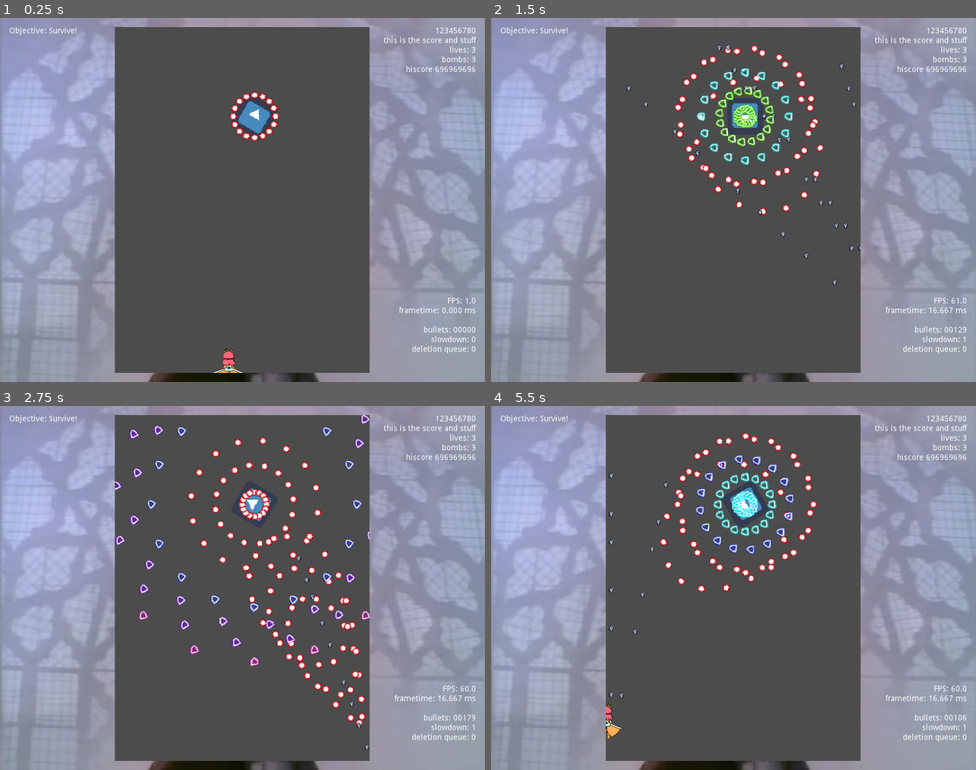
Above: before the commit, frames 1-4 (two rows, left to right).
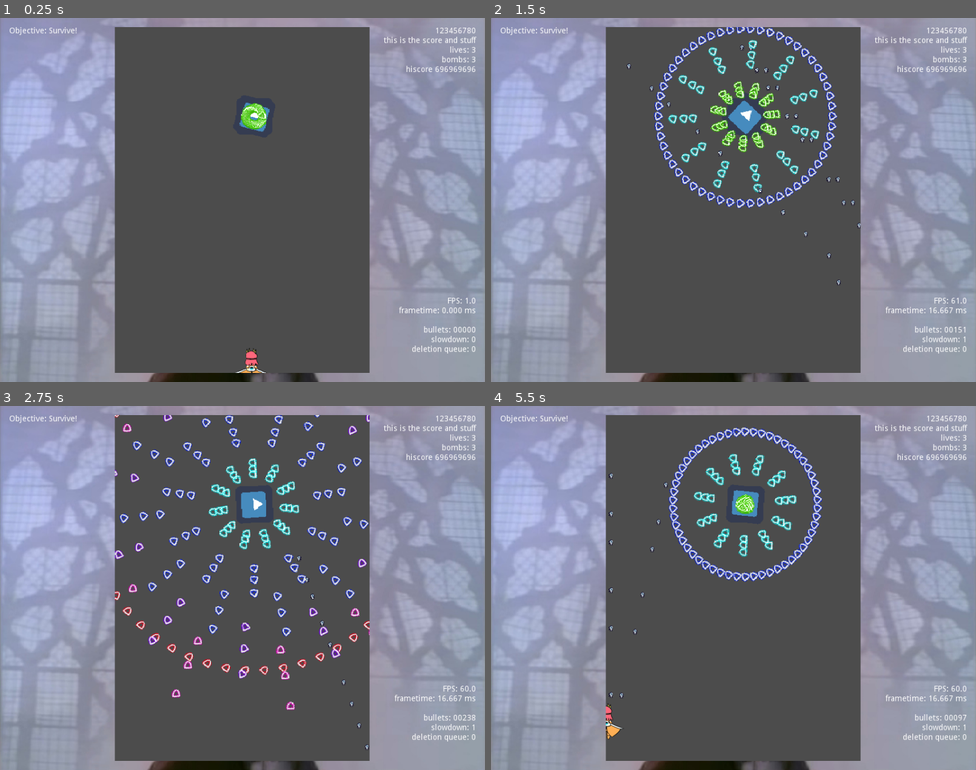
Above: after the commit, the same moments.

Repository: lapspider45/KumoCollab
Game: Godot game, scene res://game/Main.tscn
The game is run twice, just before and just after one commit, with the same random seed, the same clock (stepped at 60 frames per second) and the same inputs. The engine's default icon, where the game draws it, is replaced by a stand-in: a white triangle on a blue panel in a dark square.
Inputs:
- Up to frame 1 (0.25 s): no input
- Up to frame 2 (1.5 s): hold Right (right) 0.53-1.28 s; hold Z (shoot) 0.53-1.28 s; hold Down (down) from 1.28 s (still down); tap X (bomb) at 1.35 s
- Up to frame 3 (2.75 s): tap Z (shoot) at 1.55 s; release Down (down) at 2.03 s; hold Right (right) from 2.03 s (still down); hold Z (shoot) from 2.03 s (still down)
- Up to frame 4 (5.5 s): release Right (right) at 2.78 s; release Z (shoot) at 2.78 s; hold Up (up) 2.78-3.53 s; tap Shift (slow) at 2.85 s; tap Z (shoot) at 3.05, 4.55 s; hold Z (shoot) 3.53-4.28 s; hold Left (left) 3.53-5.03 s; tap X (bomb) at 4.35 s; hold Down (down) from 5.03 s (still down); hold Z (shoot) from 5.03 s (still down)

The runs differ from the first frame. In frame 1, 1.1% of the frame differs, in the area x 43-58%, y 20-98%; in frame 2, 6.3%; in frame 3, 7.6%, in the area x 23-98%, y 2-88%; in frame 4, 5.1%.

Commit message:
mesmerizing flower of death

Diff:
--- a/autoload/Blackboard.gd
+++ b/autoload/Blackboard.gd
@@ -37,7 +37,7 @@
 	init_screen_points(rect.position.x, rect.end.x, rect.position.y, rect.end.y)
 
 ## these values are to be pushed by the player, so if there is no player they are simply ZERO
-var player_pos : Vector2 # position of the player
+var player_pos : Vector2  = Vector2(240, 900) # position of the player
 var predicted_player_pos : Vector2 # position of the player 1 second into future based on current velocity
 func predict_player_pos(delta:float) -> Vector2: # position of the player 'delta' seconds into the future
 #	print("predicted: %s" % player_pos.linear_interpolate(predicted_player_pos, delta))
--- a/experiments/BulletSpawnerRingHome.gd
+++ b/experiments/BulletSpawnerRingHome.gd
@@ -1,4 +1,6 @@
 extends BulletSpawner
+
+export var ring_size := 16
 
 var bullet_parameters := {}
 
@@ -13,12 +15,24 @@
 
 func discoball():
 	get_tree().call_group(bullet_group_id, "cycle_color")
+	for c in children_spawners:
+		c.call("discoball")
 
 func shoot():
-	shoot_ring(16)
+	shoot_ring(ring_size)
+	rotate(3.0/12)
 
-	rotate(TAU/12)
-
+func shoot_hard():
+	var orig_speed = bullet_speed
+	var orig_time = bullet_template.get("wait_duration")
+	var dupes = 3
+	for i in range(dupes):
+		shoot_ring(ring_size)
+		bullet_template.set("wait_duration", orig_time * 1 - (i/float(dupes+2)))
+		bullet_speed *= 0.85
+	bullet_speed = orig_speed
+	bullet_template.set("wait_duration", orig_time)
+	rotate(3.0/12)
 
 func shoot_single():
 	var bullet = bullet_template.duplicate(DUPLICATE_GROUPS + DUPLICATE_SCRIPTS)
@@ -32,3 +46,17 @@
 
 	DanmakuServer.add_bullet(bullet)
 	emit_signal("spawned", bullet)
+
+func _notification(what):
+	._notification(what)
+
+
+func update_children():
+	children_spawners.clear()
+	for c in get_children():
+		if c.is_in_group("bulletspawner"):
+			children_spawners.append(c)
+
+
+func _init():
+	add_to_group("bulletspawner")
--- a/experiments/Danmakutest_rings.tscn
+++ b/experiments/Danmakutest_rings.tscn
@@ -1,8 +1,9 @@
-[gd_scene load_steps=9 format=2]
+[gd_scene load_steps=11 format=2]
 
 [ext_resource path="res://game/Danmaku.gd" type="Script" id=1]
 [ext_resource path="res://experiments/BulletSpawnerRingHome.gd" type="Script" id=2]
-[ext_resource path="res://game/Pattern.gd" type="Script" id=3]
+[ext_resource path="res://experiments/Danmakutest_rings_pattern.gd" type="Script" id=3]
+[ext_resource path="res://utils/TickedAnimationPlayer.gd" type="Script" id=4]
 [ext_resource path="res://game/components/SimpleBulletServer.tscn" type="PackedScene" id=5]
 [ext_resource path="res://icon.png" type="Texture" id=6]
 
@@ -19,6 +20,78 @@
 "transitions": PoolRealArray( 1 ),
 "update": 0,
 "values": [ "ShootThenTarget" ]
+}
+tracks/1/type = "value"
+tracks/1/path = NodePath("BulletSpawner2:bullet_type")
+tracks/1/interp = 1
+tracks/1/loop_wrap = true
+tracks/1/imported = false
+tracks/1/enabled = true
+tracks/1/keys = {
+"times": PoolRealArray( 0 ),
+"transitions": PoolRealArray( 1 ),
+"update": 1,
+"values": [ "ShootThenReverse" ]
+}
+tracks/2/type = "value"
+tracks/2/path = NodePath("BulletSpawner:ring_size")
+tracks/2/interp = 1
+tracks/2/loop_wrap = true
+tracks/2/imported = false
+tracks/2/enabled = true
+tracks/2/keys = {
+"times": PoolRealArray( 0 ),
+"transitions": PoolRealArray( 1 ),
+"update": 1,
+"values": [ 16 ]
+}
+tracks/3/type = "value"
+tracks/3/path = NodePath("BulletSpawner2:ring_size")
+tracks/3/interp = 1
+tracks/3/loop_wrap = true
+tracks/3/imported = false
+tracks/3/enabled = true
+tracks/3/keys = {
+"times": PoolRealArray( 0 ),
+"transitions": PoolRealArray( 1 ),
+"update": 1,
+"values": [ 16 ]
+}
+tracks/4/type = "value"
+tracks/4/path = NodePath("BulletSpawner2:bullet_speed")
+tracks/4/interp = 1
+tracks/4/loop_wrap = true
+tracks/4/imported = false
+tracks/4/enabled = true
+tracks/4/keys = {
+"times": PoolRealArray( 0 ),
+"transitions": PoolRealArray( 1 ),
+"update": 0,
+"values": [ 240.0 ]
+}
+tracks/5/type = "value"
+tracks/5/path = NodePath("BulletSpawner2:children_disabled")
+tracks/5/interp = 1
+tracks/5/loop_wrap = true
+tracks/5/imported = false
+tracks/5/enabled = true
+tracks/5/keys = {
+"times": PoolRealArray( 0 ),
+"transitions": PoolRealArray( 1 ),
+"update": 1,
+"values": [ true ]
+}
+tracks/6/type = "value"
+tracks/6/path = NodePath("BulletSpawner:bullet_speed")
+tracks/6/interp = 1
+tracks/6/loop_wrap = true
+tracks/6/imported = false
+tracks/6/enabled = true
+tracks/6/keys = {
+"times": PoolRealArray( 0 ),
+"transitions": PoolRealArray( 1 ),
+"update": 0,
+"values": [ 180.0 ]
 }
 
 [sub_resource type="Animation" id=1]
@@ -312,12 +385,236 @@
 "method": "discoball"
 } ]
 }
+tracks/3/type = "value"
+tracks/3/path = NodePath("BulletSpawner:bullet_speed")
+tracks/3/interp = 1
+tracks/3/loop_wrap = true
+tracks/3/imported = false
+tracks/3/enabled = true
+tracks/3/keys = {
+"times": PoolRealArray( 0 ),
+"transitions": PoolRealArray( 1 ),
+"update": 0,
+"values": [ 120.0 ]
+}
+
+[sub_resource type="Animation" id=4]
+resource_name = "shoot2 - hard"
+length = 8.0
+loop = true
+tracks/0/type = "method"
+tracks/0/path = NodePath("BulletSpawner")
+tracks/0/interp = 1
+tracks/0/loop_wrap = true
+tracks/0/imported = false
+tracks/0/enabled = false
+tracks/0/keys = {
+"times": PoolRealArray( 0, 0.5, 1, 1.5, 4, 4.5, 5, 5.5 ),
+"transitions": PoolRealArray( 1, 1, 1, 1, 1, 1, 1, 1 ),
+"values": [ {
+"args": [  ],
+"method": "shoot"
+}, {
+"args": [  ],
+"method": "shoot"
+}, {
+"args": [  ],
+"method": "shoot"
+}, {
+"args": [  ],
+"method": "shoot"
+}, {
+"args": [  ],
+"method": "shoot"
+}, {
+"args": [  ],
+"method": "shoot"
+}, {
+"args": [  ],
+"method": "shoot"
+}, {
+"args": [  ],
+"method": "shoot"
+} ]
+}
+tracks/1/type = "method"
+tracks/1/path = NodePath("BulletSpawner2")
+tracks/1/interp = 1
+tracks/1/loop_wrap = true
+tracks/1/imported = false
+tracks/1/enabled = true
+tracks/1/keys = {
+"times": PoolRealArray( 0.1, 0.8, 1.2, 1.6, 2, 2.4, 2.8, 3.2, 3.6, 4, 4.4, 4.8, 5.2, 5.6, 6, 6.4, 6.8, 7, 7.2, 7.4, 7.6, 7.8 ),
+"transitions": PoolRealArray( 1, 1, 1, 1, 1, 1, 1, 1, 1, 1, 1, 1, 1, 1, 1, 1, 1, 1, 1, 1, 1, 1 ),
+"values": [ {
+"args": [  ],
+"method": "shoot"
+}, {
+"args": [  ],
+"method": "shoot_hard"
+}, {
+"args": [  ],
+"method": "shoot_hard"
+}, {
+"args": [  ],
+"method": "shoot_hard"
+}, {
+"args": [  ],
+"method": "shoot_hard"
+}, {
+"args": [  ],
+"method": "shoot_hard"
+}, {
+"args": [  ],
+"method": "shoot_hard"
+}, {
+"args": [  ],
+"method": "shoot_hard"
+}, {
+"args": [  ],
+"method": "shoot_hard"
+}, {
+"args": [  ],
+"method": "shoot_hard"
+}, {
+"args": [  ],
+"method": "shoot_hard"
+}, {
+"args": [  ],
+"method": "shoot_hard"
+}, {
+"args": [  ],
+"method": "shoot_hard"
+}, {
+"args": [  ],
+"method": "shoot_hard"
+}, {
+"args": [  ],
+"method": "shoot_hard"
+}, {
+"args": [  ],
+"method": "shoot_hard"
+}, {
+"args": [  ],
+"method": "shoot_hard"
+}, {
+"args": [  ],
+"method": "shoot_hard"
+}, {
+"args": [  ],
+"method": "shoot_hard"
+}, {
+"args": [  ],
+"method": "shoot_hard"
+}, {
+"args": [  ],
+"method": "shoot_hard"
+}, {
+"args": [  ],
+"method": "shoot_hard"
+} ]
+}
+tracks/2/type = "method"
+tracks/2/path = NodePath("BulletSpawner2")
+tracks/2/interp = 1
+tracks/2/loop_wrap = true
+tracks/2/imported = false
+tracks/2/enabled = true
+tracks/2/keys = {
+"times": PoolRealArray( 0, 0.5, 1, 1.5, 2, 2.5, 3, 3.5, 4, 4.5, 5, 5.5, 6, 6.5, 7, 7.5 ),
+"transitions": PoolRealArray( 1, 1, 1, 1, 1, 1, 1, 1, 1, 1, 1, 1, 1, 1, 1, 1 ),
+"values": [ {
+"args": [  ],
+"method": "discoball"
+}, {
+"args": [  ],
+"method": "discoball"
+}, {
+"args": [  ],
+"method": "discoball"
+}, {
+"args": [  ],
+"method": "discoball"
+}, {
+"args": [  ],
+"method": "discoball"
+}, {
+"args": [  ],
+"method": "discoball"
+}, {
+"args": [  ],
+"method": "discoball"
+}, {
+"args": [  ],
+"method": "discoball"
+}, {
+"args": [  ],
+"method": "discoball"
+}, {
+"args": [  ],
+"method": "discoball"
+}, {
+"args": [  ],
+"method": "discoball"
+}, {
+"args": [  ],
+"method": "discoball"
+}, {
+"args": [  ],
+"method": "discoball"
+}, {
+"args": [  ],
+"method": "discoball"
+}, {
+"args": [  ],
+"method": "discoball"
+}, {
+"args": [  ],
+"method": "discoball"
+} ]
+}
+tracks/3/type = "value"
+tracks/3/path = NodePath("BulletSpawner2:ring_size")
+tracks/3/interp = 1
+tracks/3/loop_wrap = true
+tracks/3/imported = false
+tracks/3/enabled = true
+tracks/3/keys = {
+"times": PoolRealArray( 0, 0.5 ),
+"transitions": PoolRealArray( 1, 1 ),
+"update": 1,
+"values": [ 54, 11 ]
+}
+tracks/4/type = "value"
+tracks/4/path = NodePath("BulletSpawner2:bullet_speed")
+tracks/4/interp = 1
+tracks/4/loop_wrap = true
+tracks/4/imported = false
+tracks/4/enabled = true
+tracks/4/keys = {
+"times": PoolRealArray( 0, 0.5, 8 ),
+"transitions": PoolRealArray( 1, 1, 1 ),
+"update": 0,
+"values": [ 90.0, 180.0, 340.0 ]
+}
+tracks/5/type = "value"
+tracks/5/path = NodePath("BulletSpawner2:children_disabled")
+tracks/5/interp = 1
+tracks/5/loop_wrap = true
+tracks/5/imported = false
+tracks/5/enabled = true
+tracks/5/keys = {
+"times": PoolRealArray( 0 ),
+"transitions": PoolRealArray( 1 ),
+"update": 1,
+"values": [ false ]
+}
 
 [node name="Danmaku" type="Node2D"]
 script = ExtResource( 1 )
 
 [node name="SimpleBulletServer" parent="." instance=ExtResource( 5 )]
-process_batch_size = 900
+process_batch_size = 2400
 
 [node name="Pattern" type="Node2D" parent="."]
 script = ExtResource( 3 )
@@ -325,16 +622,33 @@
 [node name="BulletSpawner" type="Position2D" parent="Pattern"]
 position = Vector2( 245, 157 )
 script = ExtResource( 2 )
-bullet_speed = 160.0
+bullet_speed = 180.0
+bullet_lifetime = 25.0
 bullet_acceleration = Vector2( 0, 0 )
 bullet_type = "ShootThenTarget"
 
 [node name="Icon" type="Sprite" parent="Pattern/BulletSpawner"]
 texture = ExtResource( 6 )
 
-[node name="shoot" type="AnimationPlayer" parent="Pattern/BulletSpawner"]
-root_node = NodePath("../..")
-autoplay = "shoot2"
+[node name="BulletSpawner2" type="Position2D" parent="Pattern"]
+position = Vector2( 245, 157 )
+script = ExtResource( 2 )
+bullet_speed = 240.0
+bullet_acceleration = Vector2( 0, 0 )
+children_disabled = true
+bullet_type = "ShootThenReverse"
+
+[node name="Icon" type="Sprite" parent="Pattern/BulletSpawner2"]
+texture = ExtResource( 6 )
+
+[node name="shoot" type="AnimationPlayer" parent="Pattern"]
+autoplay = "shoot2 - hard"
 anims/RESET = SubResource( 2 )
 anims/shoot = SubResource( 1 )
 anims/shoot2 = SubResource( 3 )
+"anims/shoot2 - hard" = SubResource( 4 )
+script = ExtResource( 4 )
+
+[node name="Camera2D" type="Camera2D" parent="."]
+offset = Vector2( 240, 320 )
+zoom = Vector2( 2, 2 )
--- /dev/null
+++ b/experiments/Danmakutest_rings_pattern.gd
@@ -0,0 +1,4 @@
+extends Pattern
+
+func reset():
+	$shoot.seek(0, false)
--- a/game/Danmaku.gd
+++ b/game/Danmaku.gd
@@ -22,3 +22,4 @@
 func on_collision(_bullet):
 #	print("collision with %s!" % bullet)
 	$SimpleBulletServer.clear_bullets()
+	$Pattern.reset()
--- a/game/Main.tscn
+++ b/game/Main.tscn
@@ -81,7 +81,7 @@
 [node name="Danmaku2" parent="AspectRatioContainer/MarginContainer/ViewportContainer/GameViewport" instance=ExtResource( 1 )]
 
 [node name="Player" parent="AspectRatioContainer/MarginContainer/ViewportContainer/GameViewport/Danmaku2" instance=ExtResource( 6 )]
-position = Vector2( 200, 600 )
+position = Vector2( 240, 600 )
 
 [node name="MarginContainer" type="MarginContainer" parent="."]
 anchor_right = 1.0
--- a/game/Pattern.gd
+++ b/game/Pattern.gd
@@ -11,7 +11,8 @@
 func stop():
 	pass
 
-
+func reset():
+	pass
 
 
 
--- a/game/components/SimpleBulletServer.gd
+++ b/game/components/SimpleBulletServer.gd
@@ -103,6 +103,7 @@
 	return collision
 
 func process_deletion_queue():
+	# maximum bullets to delete per frame, otherwise there will be stutter
 	for _i in range(min(256, deletion_queue.size())):
 		var b = deletion_queue.pop_back()
 		if is_instance_valid(b):
